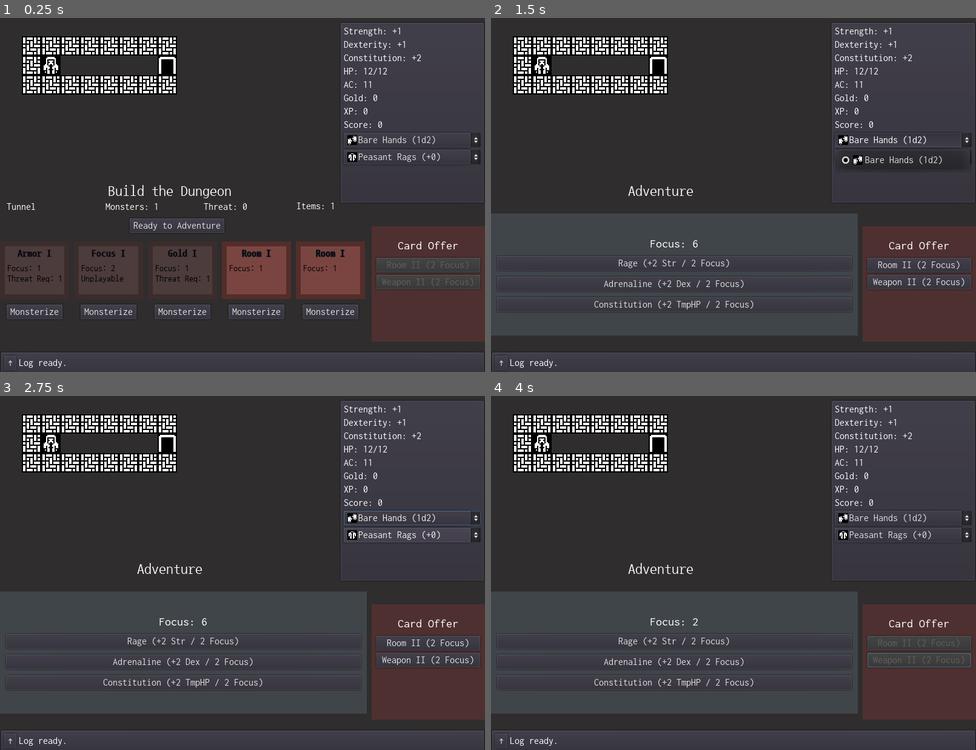
Above: before the commit, frames 1-4 (two rows, left to right).
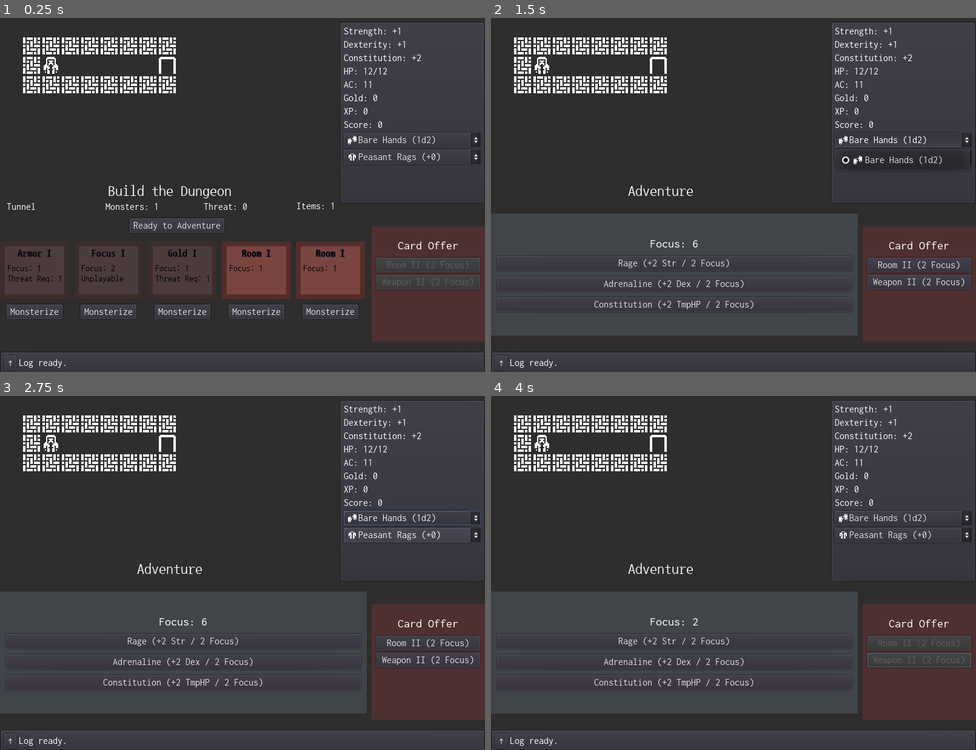
Above: after the commit, the same moments.

Repository: doctor-g/7DRL-2021
Game: Godot game, scene res://src/Game.tscn
Two runs of this game, one before a commit and one after it. Both use one fixed random seed, a clock stepped at 60 frames per second and the inputs below.
Inputs:
- Up to frame 1 (0.25 s): no input
- Up to frame 2 (1.5 s): click "Ready to Adventure" at 0.5 s; click "Bare Hands (1d2)" at 1.25 s
- Up to frame 3 (2.75 s): click "Peasant Rags (+0)" at 2 s
- Up to frame 4 (4 s): click "Room II (2 Focus)" at 2.75 s; click "Weapon II (2 Focus)" at 3.5 s

The runs differ from the first frame. In frame 1, 2.4% of the frame differs, in the area x 4-74%, y 5-41%; in frame 2, 2.4%; in frame 3, 2.4%; in frame 4, 2.4%.

Commit message:
Use transparent sprites in dungeon

Diff:
--- a/project/src/Door.tscn
+++ b/project/src/Door.tscn
@@ -1,7 +1,8 @@
-[gd_scene load_steps=4 format=2]
+[gd_scene load_steps=5 format=2]
 
 [ext_resource path="res://src/OneBitSprite.tscn" type="PackedScene" id=1]
 [ext_resource path="res://src/Door.gd" type="Script" id=2]
+[ext_resource path="res://assets/monochrome_transparent_packed.png" type="Texture" id=3]
 
 [sub_resource type="RectangleShape2D" id=1]
 extents = Vector2( 25.639, 24.7306 )
@@ -11,6 +12,7 @@
 script = ExtResource( 2 )
 
 [node name="Sprite" parent="." instance=ExtResource( 1 )]
+texture = ExtResource( 3 )
 frame = 434
 
 [node name="CollisionShape2D" type="CollisionShape2D" parent="."]
--- a/project/src/Dungeon/DungeonSprite.tscn
+++ b/project/src/Dungeon/DungeonSprite.tscn
@@ -1,6 +1,6 @@
 [gd_scene load_steps=2 format=2]
 
-[ext_resource path="res://assets/monochrome_packed.png" type="Texture" id=1]
+[ext_resource path="res://assets/monochrome_transparent_packed.png" type="Texture" id=1]
 
 [node name="DungeonSprite" type="Sprite"]
 scale = Vector2( 2, 2 )
Binary file added: project/assets/monochrome_transparent_packed.png
Not shown, added: project/assets/monochrome_transparent_packed.png.import
